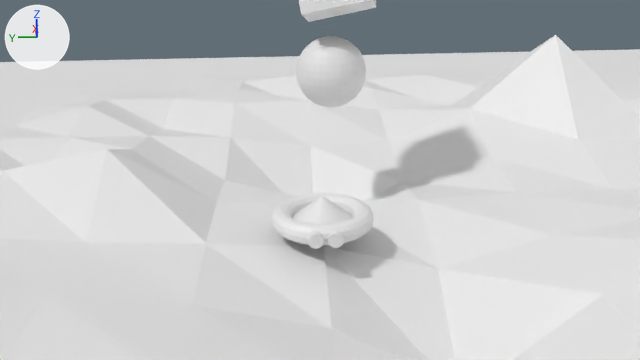
An edit to the Blender file S1ground3.blend, drawn before and after from the same camera.
The view is the same before and after, from the file's camera 'Camera'. The axes (+X, +Y, +Z) are drawn at upper left. The lights are the same throughout.
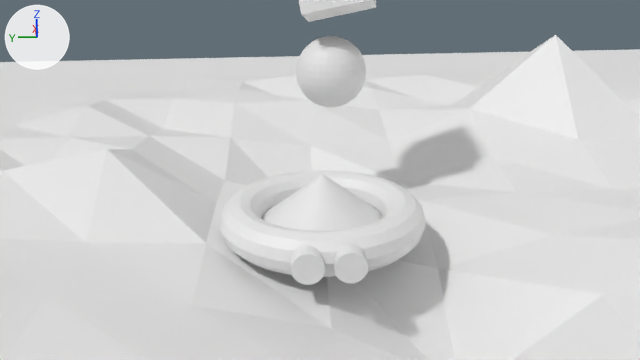
Changed parts and their boxes (x1, y1, x2, y2) in the pictures (640 x 360 px):
'UFO ATV', rescaled (98% wider, 102% taller): before (271, 193, 374, 249); after (220, 171, 425, 285)

What changed in the scene script:
```text
Change ob_ufo_atv:
    ob_ufo_atv.scale: (1.0, 1.0, 1.0) -> (2.0, 2.0, 2.0)
```
